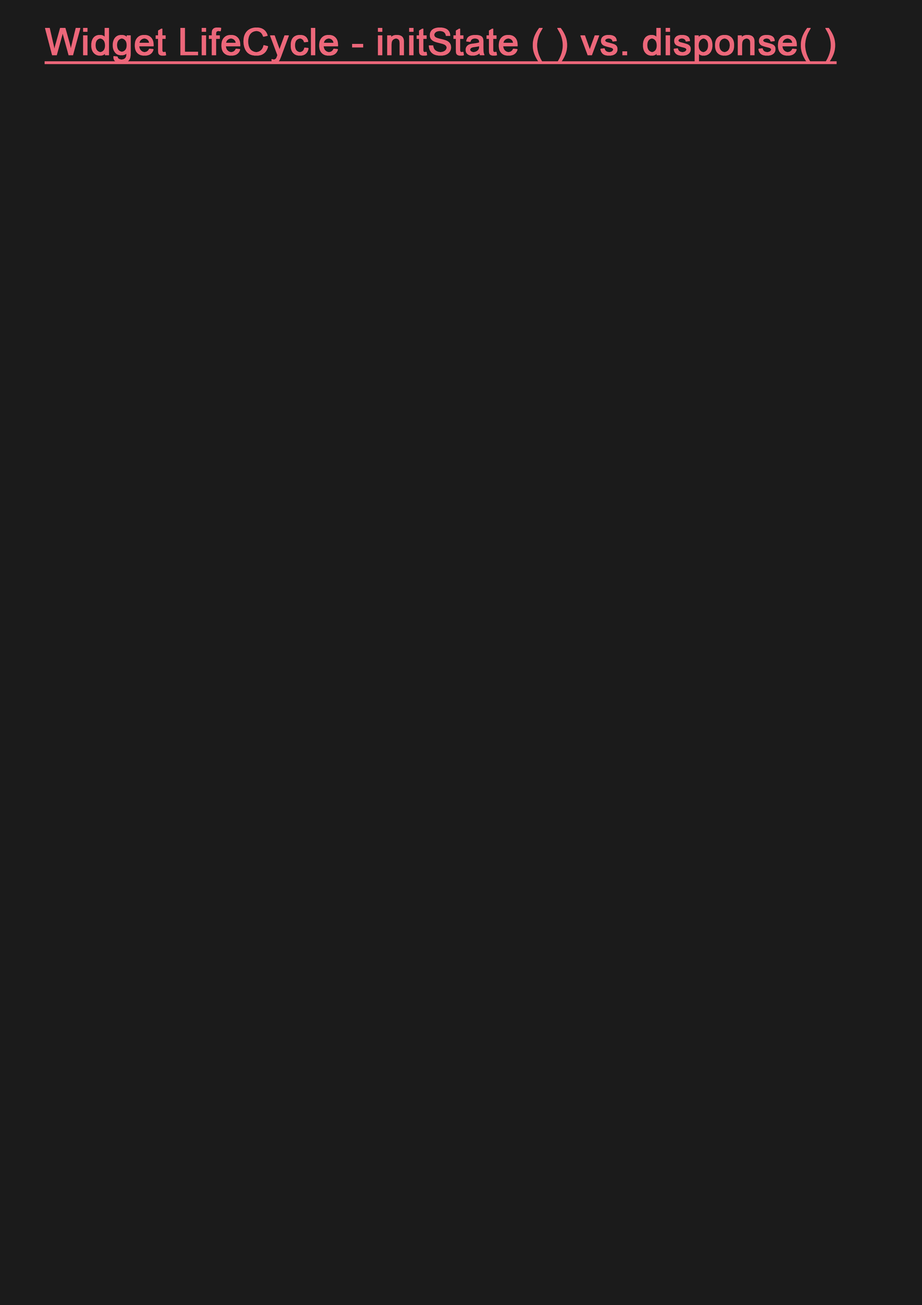
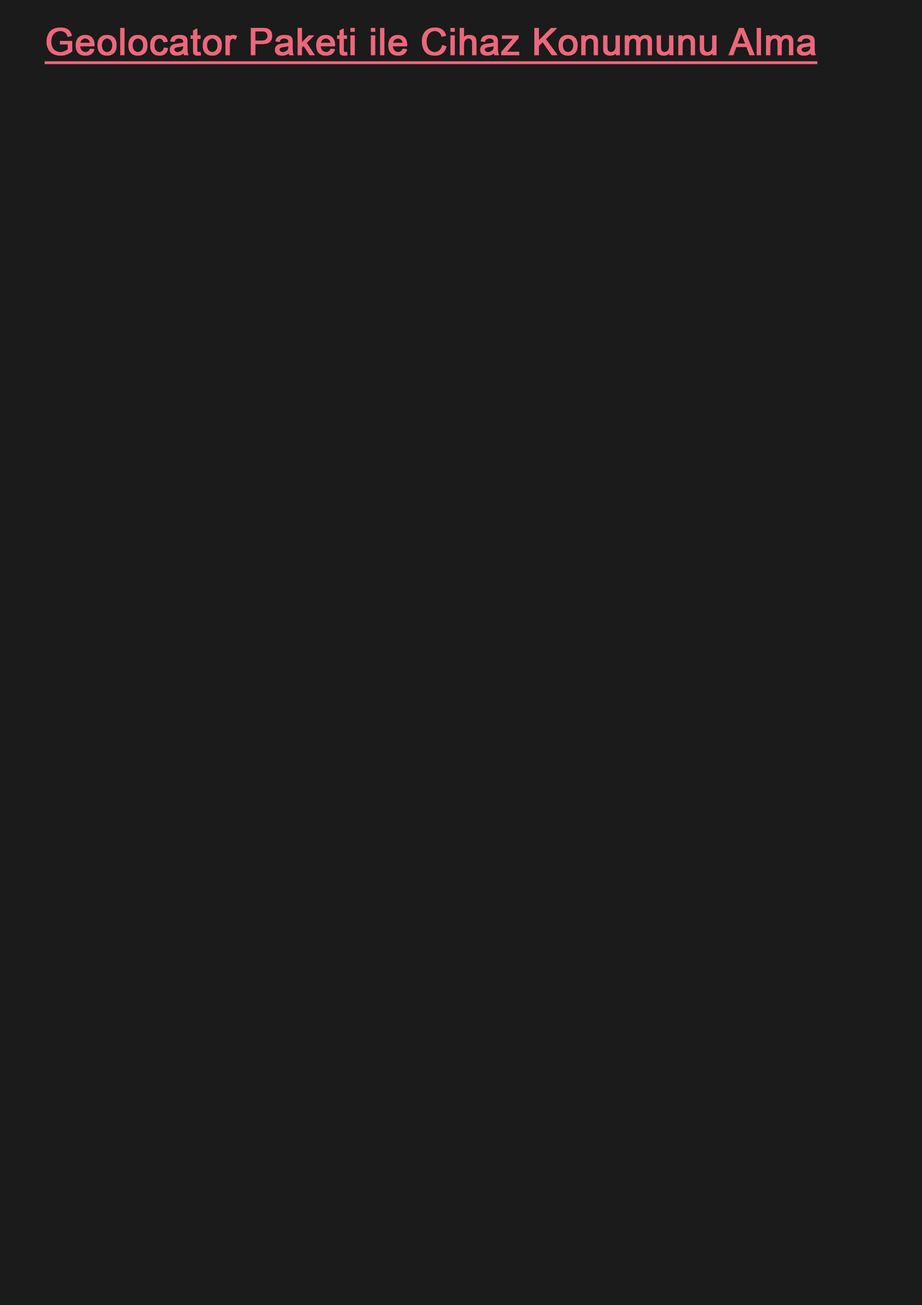
Two versions of the same layered image (922 x 1305). Layer-by-layer changes:
renamed "Widget LifeCycle - initState ( ) vs. disponse( )" to "Geolocator Paketi ile Cihaz Konumunu Alma", painted on it over box(45, 27, 838, 65)
